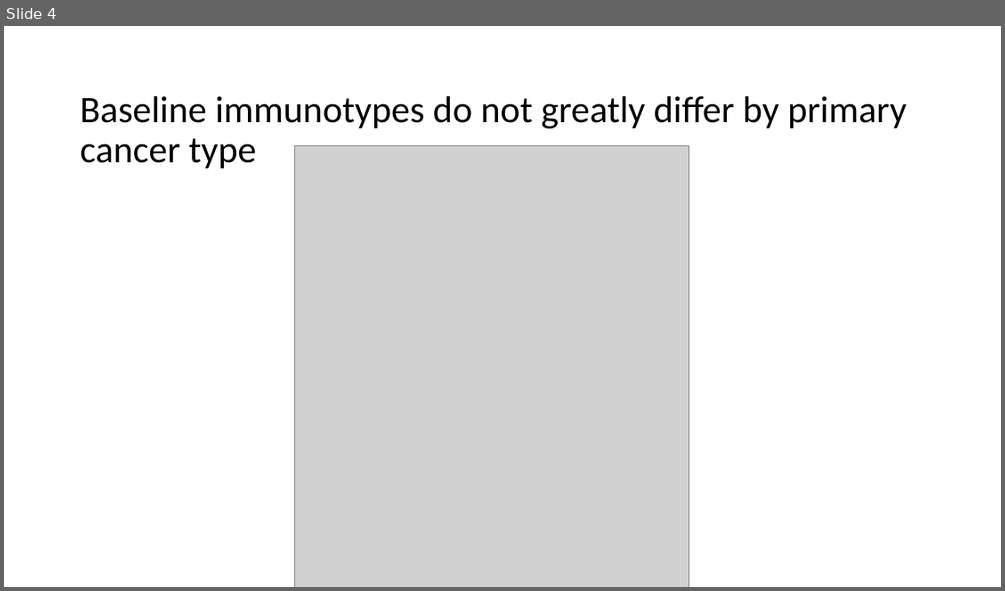
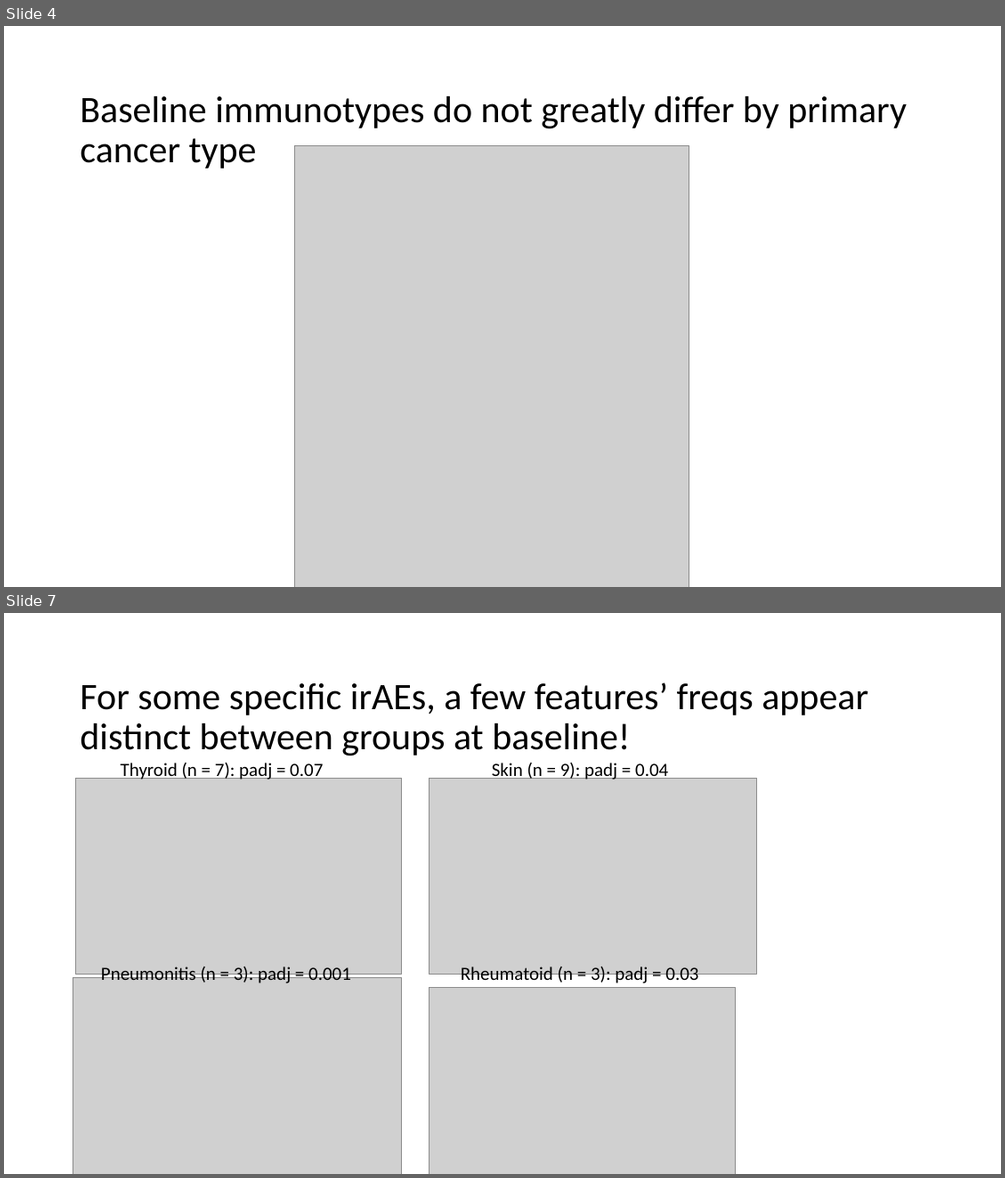
Before and after one commit to tybottorff/bottorffdocs, a slide deck: presentations/weekly_meetings/2024_11_21.pptx. Shown one above the other, each under a label of ours: slide 4 before the commit, slides 4 and 7 after it; the slides between them are not shown. The pictures are 1005x591 and 1005x1178 pixels, drawn with LibreOffice and Linux fonts; fonts in the diff are those of the drawing; grey boxes stand for pictures. Boxes give left, top, right and bottom in pixels: in the first picture for what was removed or moved away, otherwise in the second. Text is boxed around its words. In the diff, an @@ line names an element or a change of style, - is before the commit and + after.

Commit message:
Add NCI baseline progress

```diff
--- a/presentations/weekly_meetings/2024_11_21.pptx
+++ b/presentations/weekly_meetings/2024_11_21.pptx
@@ slide 7 added at <box>4,613,1001,1174</box>, background #FFFFFF @@
@@ title added at <box>80,682,868,756</box>, 36 pt, text #000000 @@
+For some specific irAEs, a few features’ freqs appear distinct between groups at baseline!
@@ text added at <box>121,763,323,781</box>, 18 pt, text #000000 @@
+Thyroid (n = 7): padj = 0.07
@@ text added at <box>492,763,668,781</box>, 18 pt, text #000000 @@
+Skin (n = 9): padj = 0.04
@@ picture added at <box>76,778,402,973</box> @@
@@ picture added at <box>429,778,757,973</box> @@
@@ picture added at <box>73,978,402,1174</box> @@
@@ text added at <box>101,966,351,983</box>, 18 pt, text #000000 @@
+Pneumonitis (n = 3): padj = 0.001
@@ text added at <box>461,966,698,986</box>, 18 pt, text #000000 @@
+Rheumatoid (n = 3): padj = 0.03
@@ picture added at <box>429,988,735,1174</box> @@
```
Also in this commit, not shown: 4 slides changed, 2 other slides added, 1 slide removed.
